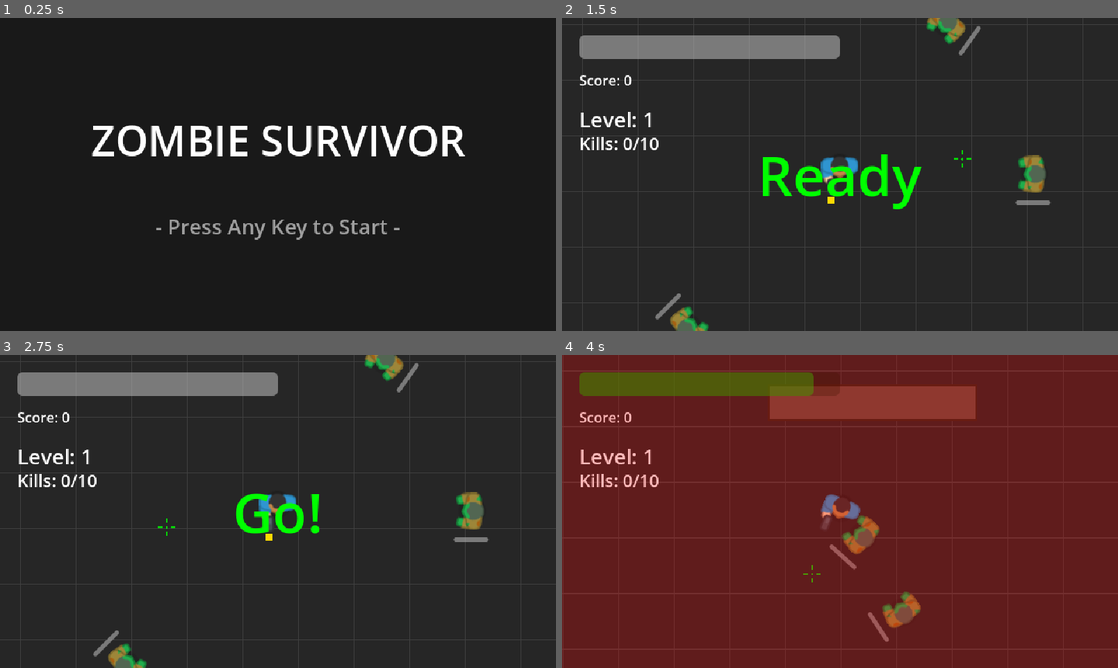
Above: before the commit, frames 1-4 (two rows, left to right).
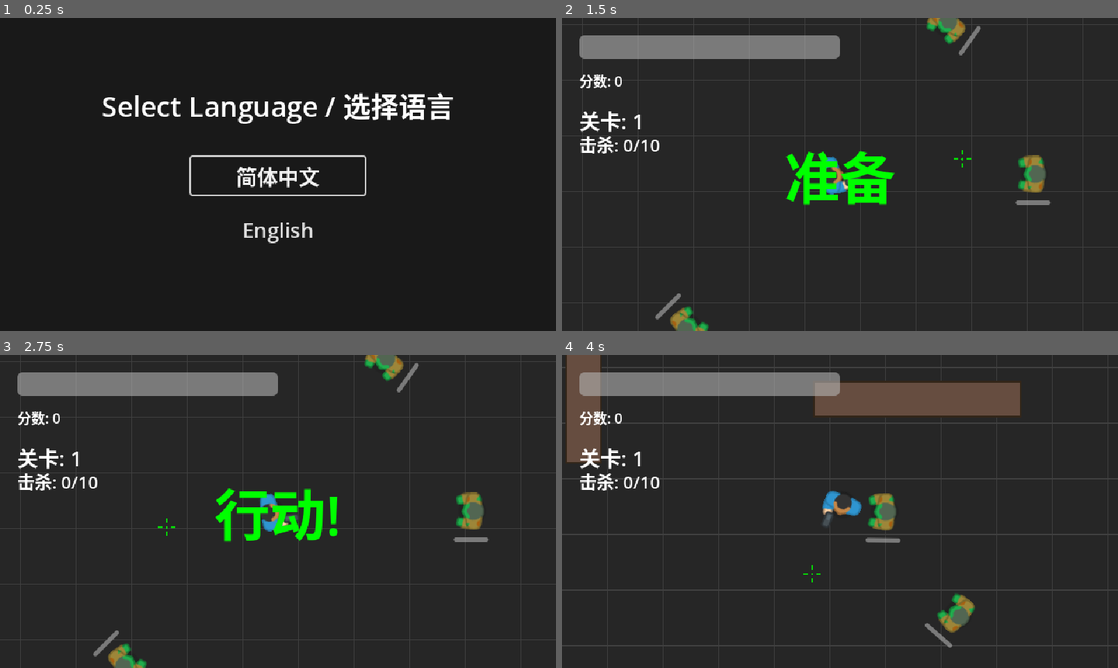
Above: after the commit, the same moments.

Repository: lolieatapple/godot-game
Game: Godot game, scene res://LanguageSelection.tscn
The game is run twice, just before and just after one commit, with the same random seed, the same clock (stepped at 60 frames per second) and the same inputs. Before the commit the project starts from res://StartScreen.tscn.
Inputs (mouse positions are in pixels of both pictures, inside the frame that each line leads up to):
- Up to frame 1 (0.25 s): no input
- Up to frame 2 (1.5 s): click (840, 174) at 0.5 s, where only the run after the commit has a clickable "简体中文"; tap Space at 1.25 s; move the mouse to (962, 158) at 1.27 s; hold D (move_right) from 1.28 s (still down); click (962, 158) at 1.42 s
- Up to frame 3 (2.75 s): tap Enter (ui_accept) at 1.52, 2, 2.27 s; move the mouse to (166, 527) at 2.02 s; release D (move_right) at 2.03 s; hold S (move_down) from 2.03 s (still down)
- Up to frame 4 (4 s): tap Enter (ui_accept) at 2.75, 3.77 s; move the mouse to (895, 442) at 2.77 s; release S (move_down) at 2.78 s; hold D (move_right) 2.78-3.53 s; move the mouse to (812, 574) at 3.52 s; hold W (move_up) from 3.53 s (still down); click (812, 574) at 3.67 s

The runs differ from the first frame. In frame 1, 6.8% of the frame differs, in the area x 16-84%, y 23-72%; in frame 2, 3.6%; in frame 3, 3.1%; in frame 4, 100%, in the area x 0-100%, y 0-100%.

Commit message:
add game over page

Diff:
--- /dev/null
+++ b/GameOverScreen.gd
@@ -0,0 +1,37 @@
+extends CanvasLayer
+
+@onready var title_label: Label = $Panel/CenterContainer/VBoxContainer/Title
+@onready var score_label: Label = $Panel/CenterContainer/VBoxContainer/ScoreLabel
+@onready var play_again_button: Button = $Panel/CenterContainer/VBoxContainer/PlayAgainButton
+@onready var menu_button: Button = $Panel/CenterContainer/VBoxContainer/MenuButton
+
+var final_score: int = 0
+
+func _ready() -> void:
+	hide()
+	LocalizationManager.language_changed.connect(_update_text)
+	_update_text()
+
+func show_game_over(score: int):
+	final_score = score
+	_update_text()
+	show()
+	get_tree().paused = true
+
+func _update_text():
+	if title_label:
+		title_label.text = LocalizationManager.get_text("game_over")
+	if score_label:
+		score_label.text = LocalizationManager.get_text("final_score") + str(final_score)
+	if play_again_button:
+		play_again_button.text = LocalizationManager.get_text("play_again")
+	if menu_button:
+		menu_button.text = LocalizationManager.get_text("menu")
+
+func _on_play_again_button_pressed():
+	get_tree().paused = false
+	get_tree().reload_current_scene()
+
+func _on_menu_button_pressed():
+	get_tree().paused = false
+	get_tree().change_scene_to_file("res://StartScreen.tscn")
--- /dev/null
+++ b/GameOverScreen.tscn
@@ -0,0 +1,66 @@
+[gd_scene load_steps=2 format=3 uid="uid://d8x7k2m5n9p2"]
+
+[ext_resource type="Script" path="res://GameOverScreen.gd" id="1_script"]
+
+[node name="GameOverScreen" type="CanvasLayer" groups=["GameOverScreen"]]
+process_mode = 3
+script = ExtResource("1_script")
+
+[node name="Panel" type="Panel" parent="."]
+anchors_preset = 15
+anchor_right = 1.0
+anchor_bottom = 1.0
+grow_horizontal = 2
+grow_vertical = 2
+
+[node name="CenterContainer" type="CenterContainer" parent="Panel"]
+anchors_preset = 15
+anchor_right = 1.0
+anchor_bottom = 1.0
+grow_horizontal = 2
+grow_vertical = 2
+
+[node name="VBoxContainer" type="VBoxContainer" parent="Panel/CenterContainer"]
+layout_mode = 2
+
+[node name="Title" type="Label" parent="Panel/CenterContainer/VBoxContainer"]
+layout_mode = 2
+theme_override_colors/font_color = Color(1, 0, 0, 1)
+theme_override_font_sizes/font_size = 64
+text = "GAME OVER"
+horizontal_alignment = 1
+vertical_alignment = 1
+
+[node name="Space1" type="Control" parent="Panel/CenterContainer/VBoxContainer"]
+custom_minimum_size = Vector2(0, 20)
+layout_mode = 2
+
+[node name="ScoreLabel" type="Label" parent="Panel/CenterContainer/VBoxContainer"]
+layout_mode = 2
+theme_override_font_sizes/font_size = 32
+text = "Final Score: 0"
+horizontal_alignment = 1
+vertical_alignment = 1
+
+[node name="Space2" type="Control" parent="Panel/CenterContainer/VBoxContainer"]
+custom_minimum_size = Vector2(0, 40)
+layout_mode = 2
+
+[node name="PlayAgainButton" type="Button" parent="Panel/CenterContainer/VBoxContainer"]
+custom_minimum_size = Vector2(250, 60)
+layout_mode = 2
+theme_override_font_sizes/font_size = 24
+text = "Play Again"
+
+[node name="Space3" type="Control" parent="Panel/CenterContainer/VBoxContainer"]
+custom_minimum_size = Vector2(0, 20)
+layout_mode = 2
+
+[node name="MenuButton" type="Button" parent="Panel/CenterContainer/VBoxContainer"]
+custom_minimum_size = Vector2(250, 60)
+layout_mode = 2
+theme_override_font_sizes/font_size = 24
+text = "Main Menu"
+
+[connection signal="pressed" from="Panel/CenterContainer/VBoxContainer/PlayAgainButton" to="." method="_on_play_again_button_pressed"]
+[connection signal="pressed" from="Panel/CenterContainer/VBoxContainer/MenuButton" to="." method="_on_menu_button_pressed"]
--- a/GameUI.gd
+++ b/GameUI.gd
@@ -16,9 +16,16 @@
 @onready var dialogue_panel: Panel = $DialoguePanel
 @onready var dialogue_overlay: ColorRect = $DialogueOverlay
 @onready var dialogue_text: RichTextLabel = $DialoguePanel/DialogueText
+@onready var continue_label: Label = $DialoguePanel/ContinueLabel
+@onready var speaker_label: Label = $DialoguePanel/SpeakerLabel
+
 signal dialogue_finished
 
 func _ready() -> void:
+	# 连接语言改变信号
+	LocalizationManager.language_changed.connect(_on_language_changed)
+	_update_ui_text()
+
 	# Connect to player signals
 	var players = get_tree().get_nodes_in_group("Player")
 	if players.size() > 0:
@@ -69,9 +76,23 @@
 	else:
 		health_bar.modulate = Color.RED
 
+func _on_language_changed():
+	_update_ui_text()
+
+func _update_ui_text():
+	if continue_label:
+		continue_label.text = LocalizationManager.get_text("press_space")
+	if speaker_label:
+		speaker_label.text = LocalizationManager.get_text("survivor")
+	# Refresh current stats display
+	if score_label:
+		score_label.text = LocalizationManager.get_text("score") + str(score)
+	# Other labels are updated via signals from LevelManager usually,
+	# but we can force refresh if needed or wait for next update.
+
 func _on_zombie_killed(points: int) -> void:
 	score += points
-	score_label.text = "Score: " + str(score)
+	score_label.text = LocalizationManager.get_text("score") + str(score)
 
 func _process(delta: float) -> void:
 	# 伤害遮罩渐隐效果
@@ -95,17 +116,17 @@
 func _on_level_changed(level: int) -> void:
 	"""关卡改变时更新显示"""
 	if level_label:
-		level_label.text = "Level: " + str(level)
+		level_label.text = LocalizationManager.get_text("level") + str(level)
 
 func _on_kills_changed(kills: int, required: int) -> void:
 	"""击杀数改变时更新显示"""
 	if kills_label:
-		kills_label.text = "Kills: " + str(kills) + "/" + str(required)
+		kills_label.text = LocalizationManager.get_text("kills") + str(kills) + "/" + str(required)
 
 func _on_level_completed(level: int) -> void:
 	"""关卡完成时显示提示"""
 	if level_complete_label:
-		level_complete_label.text = "Level " + str(level) + " Complete!"
+		level_complete_label.text = LocalizationManager.get_text("level_complete")
 		level_complete_label.visible = true
 
 		# 2秒后隐藏
@@ -115,13 +136,13 @@
 func show_ready_text() -> void:
 	"""显示 Ready 文字"""
 	if start_label:
-		start_label.text = "Ready"
+		start_label.text = LocalizationManager.get_text("ready")
 		start_label.visible = true
 
 func show_go_text() -> void:
 	"""显示 Go! 文字"""
 	if start_label:
-		start_label.text = "Go!"
+		start_label.text = LocalizationManager.get_text("go")
 		start_label.visible = true
 
 func hide_start_text() -> void:
--- /dev/null
+++ b/LanguageSelection.gd
@@ -0,0 +1,15 @@
+extends Control
+
+func _ready():
+	$VBoxContainer/BtnZH.grab_focus()
+
+func _on_btn_zh_pressed():
+	LocalizationManager.set_language("zh_CN")
+	go_to_start_screen()
+
+func _on_btn_en_pressed():
+	LocalizationManager.set_language("en")
+	go_to_start_screen()
+
+func go_to_start_screen():
+	get_tree().change_scene_to_file("res://StartScreen.tscn")
--- /dev/null
+++ b/LanguageSelection.tscn
@@ -0,0 +1,67 @@
+[gd_scene load_steps=2 format=3 uid="uid://c8x7k2m5n9p1"]
+
+[ext_resource type="Script" path="res://LanguageSelection.gd" id="1_script"]
+
+[node name="LanguageSelection" type="Control"]
+layout_mode = 3
+anchors_preset = 15
+anchor_right = 1.0
+anchor_bottom = 1.0
+grow_horizontal = 2
+grow_vertical = 2
+script = ExtResource("1_script")
+
+[node name="ColorRect" type="ColorRect" parent="."]
+layout_mode = 1
+anchors_preset = 15
+anchor_right = 1.0
+anchor_bottom = 1.0
+grow_horizontal = 2
+grow_vertical = 2
+color = Color(0.1, 0.1, 0.1, 1)
+
+[node name="Title" type="Label" parent="."]
+layout_mode = 1
+anchors_preset = 8
+anchor_left = 0.5
+anchor_top = 0.5
+anchor_right = 0.5
+anchor_bottom = 0.5
+offset_left = -200.0
+offset_top = -100.0
+offset_right = 200.0
+offset_bottom = -60.0
+grow_horizontal = 2
+grow_vertical = 2
+theme_override_font_sizes/font_size = 32
+text = "Select Language / 选择语言"
+horizontal_alignment = 1
+vertical_alignment = 1
+
+[node name="VBoxContainer" type="VBoxContainer" parent="."]
+layout_mode = 1
+anchors_preset = 8
+anchor_left = 0.5
+anchor_top = 0.5
+anchor_right = 0.5
+anchor_bottom = 0.5
+offset_left = -100.0
+offset_top = -20.0
+offset_right = 100.0
+offset_bottom = 100.0
+grow_horizontal = 2
+grow_vertical = 2
+theme_override_constants/separation = 20
+
+[node name="BtnZH" type="Button" parent="VBoxContainer"]
+layout_mode = 2
+theme_override_font_sizes/font_size = 24
+text = "简体中文"
+
+[node name="BtnEN" type="Button" parent="VBoxContainer"]
+layout_mode = 2
+theme_override_font_sizes/font_size = 24
+text = "English"
+
+[connection signal="pressed" from="VBoxContainer/BtnZH" to="." method="_on_btn_zh_pressed"]
+[connection signal="pressed" from="VBoxContainer/BtnEN" to="." method="_on_btn_en_pressed"]
--- a/LevelManager.gd
+++ b/LevelManager.gd
@@ -86,20 +86,6 @@
 	}
 }
 
-# 关卡剧情对话
-var level_dialogues = {
-	1: "Year 2035. The virus took everything.\nI have the antibodies. I must survive.\nFirst, secure this safehouse.",
-	2: "Supplies are running low.\nI saw a grocery store nearby.\nNeed to find food before I starve.",
-	3: "Thirsty... so thirsty.\nThe city water is contaminated.\nMust find bottled water in the warehouse.",
-	4: "Got a nasty cut on my leg.\nInfection risk is high.\nNeed antibiotics from the pharmacy.",
-	5: "Radio silence for weeks.\nThere's a broadcast tower ahead.\nMaybe I can reach other survivors.",
-	6: "They swarm in larger groups now.\nFound an old police station.\nNeed ammo. Lots of it.",
-	7: "The mutation is spreading.\nFaster, stronger zombies.\nNeed to find a vehicle to keep moving.",
-	8: "Winter is coming.\nNights are freezing.\nNeed to find warm clothes and fuel.",
-	9: "Heard a signal! A military outpost?\nIt's far, through the city center.\nThis will be a tough fight.",
-	10: "The signal was a trap... or a grave.\nNo one is left here.\nI am the last hope. I keep fighting."
-}
-
 func _ready():
 	# 连接到所有僵尸的死亡信号
 	get_tree().node_added.connect(_on_node_added)
@@ -123,7 +109,11 @@
 	# 1. 显示剧情对话
 	var game_ui = get_tree().get_first_node_in_group("GameUI")
 	if game_ui:
-		var dialogue = level_dialogues.get(current_level, "Still alive.\nThe horde never ends.\nMust keep moving.")
+		var story_key = "story_" + str(current_level)
+		if current_level > 10:
+			story_key = "story_endless"
+
+		var dialogue = LocalizationManager.get_text(story_key)
 		game_ui.show_dialogue(dialogue)
 
 		# 等待对话结束
--- /dev/null
+++ b/LocalizationManager.gd
@@ -0,0 +1,81 @@
+extends Node
+
+var current_language = "zh_CN" # Default to Simplified Chinese
+
+signal language_changed
+
+var translations = {
+	"zh_CN": {
+		"press_any_key": "- 按任意键开始 -",
+		"score": "分数: ",
+		"level": "关卡: ",
+		"kills": "击杀: ",
+		"level_complete": "关卡完成!",
+		"ready": "准备",
+		"go": "行动!",
+		"survivor": "幸存者",
+		"press_space": "按空格键继续",
+		"story_1": "2035年。病毒夺走了一切.\n我拥有抗体。我必须活下去。\n首先，通过这个房间建立安全屋。",
+		"story_2": "物资快用完了。\n我看到附近有一家杂货店。\n饿死之前必须找到食物。",
+		"story_3": "好渴……太渴了。\n城市的水源被污染了。\n必须在仓库里找到瓶装水。",
+		"story_4": "腿上受了重伤。\n感染风险很高。\n需要去药房找抗生素。",
+		"story_5": "几周没有无线电信号了。\n前面有一座广播塔。\n也许能联系上其他幸存者。",
+		"story_6": "现在的尸潮规模更大了。\n发现了一个旧警察局。\n需要弹药。大量的弹药。",
+		"story_7": "突变正在扩散。\n更快，更强的丧尸。\n必须找到一辆车继续前进。",
+		"story_8": "冬天来了。\n夜晚冻死人。\n需要找到御寒衣物和燃料。",
+		"story_9": "听到了信号！军事哨所？\n很远，要穿过市中心。\n这将是一场恶战。",
+		"story_10": "信号是个陷阱……或者是坟墓。\n这里没人了。\n我是最后的希望。我要战斗到底。",
+		"story_endless": "还活着。\n尸潮无穷无尽。\n必须继续前进。",
+		"paused": "暂停",
+		"resume": "继续游戏 (ESC)",
+		"restart": "重新开始",
+		"quit": "退出游戏",
+		"game_over": "游戏结束",
+		"final_score": "最终得分: ",
+		"play_again": "再玩一次",
+		"menu": "返回主菜单"
+	},
+	"en": {
+		"press_any_key": "- Press Any Key to Start -",
+		"score": "Score: ",
+		"level": "Level: ",
+		"kills": "Kills: ",
+		"level_complete": "Level Complete!",
+		"ready": "Ready",
+		"go": "Go!",
+		"survivor": "SURVIVOR",
+		"press_space": "Press SPACE to continue",
+		"story_1": "Year 2035. The virus took everything.\nI have the antibodies. I must survive.\nFirst, secure this safehouse.",
+		"story_2": "Supplies are running low.\nI saw a grocery store nearby.\nNeed to find food before I starve.",
+		"story_3": "Thirsty... so thirsty.\nThe city water is contaminated.\nMust find bottled water in the warehouse.",
+		"story_4": "Got a nasty cut on my leg.\nInfection risk is high.\nNeed antibiotics from the pharmacy.",
+		"story_5": "Radio silence for weeks.\nThere's a broadcast tower ahead.\nMaybe I can reach other survivors.",
+		"story_6": "They swarm in larger groups now.\nFound an old police station.\nNeed ammo. Lots of it.",
+		"story_7": "The mutation is spreading.\nFaster, stronger zombies.\nNeed to find a vehicle to keep moving.",
+		"story_8": "Winter is coming.\nNights are freezing.\nNeed to find warm clothes and fuel.",
+		"story_9": "Heard a signal! A military outpost?\nIt's far, through the city center.\nThis will be a tough fight.",
+		"story_10": "The signal was a trap... or a grave.\nNo one is left here.\nI am the last hope. I keep fighting.",
+		"story_endless": "Still alive.\nThe horde never ends.\nMust keep moving.",
+		"paused": "PAUSED",
+		"resume": "Resume (ESC)",
+		"restart": "Restart",
+		"quit": "Quit",
+		"game_over": "GAME OVER",
+		"final_score": "Final Score: ",
+		"play_again": "Play Again",
+		"menu": "Main Menu"
+	}
+}
+
+func set_language(lang: String):
+	if lang in translations:
+		current_language = lang
+		language_changed.emit()
+
+func get_text(key: String) -> String:
+	if current_language in translations and key in translations[current_language]:
+		return translations[current_language][key]
+	# Fallback to English if key missing in current language
+	if "en" in translations and key in translations["en"]:
+		return translations["en"][key]
+	return key
--- a/Main.tscn
+++ b/Main.tscn
@@ -10,6 +10,7 @@
 [ext_resource type="Script" path="res://MazeGenerator.gd" id="maze_generator_script"]
 [ext_resource type="Script" path="res://Crosshair.gd" id="crosshair_script"]
 [ext_resource type="PackedScene" uid="uid://bx8y5kqm3pn0r" path="res://PauseMenu.tscn" id="7_pause"]
+[ext_resource type="PackedScene" uid="uid://d8x7k2m5n9p2" path="res://GameOverScreen.tscn" id="8_gameover"]
 [ext_resource type="Texture2D" uid="uid://dqgrol3r1ej2k" path="res://assets/Tilesheet/tilesheet_complete.png" id="5_fos0i"]
 [ext_resource type="PackedScene" path="res://GameUI.tscn" id="6_gameui"]
 
@@ -88,3 +89,5 @@
 script = ExtResource("crosshair_script")
 
 [node name="PauseMenu" parent="." instance=ExtResource("7_pause")]
+
+[node name="GameOverScreen" parent="." instance=ExtResource("8_gameover")]
--- a/PauseMenu.gd
+++ b/PauseMenu.gd
@@ -1,8 +1,27 @@
 extends CanvasLayer
+
+@onready var title_label: Label = $Panel/CenterContainer/VBoxContainer/Title
+@onready var resume_button: Button = $Panel/CenterContainer/VBoxContainer/ResumeButton
+@onready var restart_button: Button = $Panel/CenterContainer/VBoxContainer/RestartButton
+@onready var quit_button: Button = $Panel/CenterContainer/VBoxContainer/QuitButton
 
 func _ready() -> void:
 	# 初始隐藏暂停菜单
 	hide()
+
+	# 连接语言改变信号
+	LocalizationManager.language_changed.connect(_update_text)
+	_update_text()
+
+func _update_text() -> void:
+	if title_label:
+		title_label.text = LocalizationManager.get_text("paused")
+	if resume_button:
+		resume_button.text = LocalizationManager.get_text("resume")
+	if restart_button:
+		restart_button.text = LocalizationManager.get_text("restart")
+	if quit_button:
+		quit_button.text = LocalizationManager.get_text("quit")
 
 func _input(event: InputEvent) -> void:
 	# 按ESC键切换暂停状态
--- a/Player.gd
+++ b/Player.gd
@@ -120,4 +120,17 @@
 
 func die() -> void:
 	print("Game Over")
-	get_tree().reload_current_scene()
+
+	# Get current score from GameUI
+	var final_score = 0
+	var game_ui = get_tree().get_first_node_in_group("GameUI")
+	if game_ui and "score" in game_ui:
+		final_score = game_ui.score
+
+	# Show Game Over Screen
+	var game_over_screen = get_tree().get_first_node_in_group("GameOverScreen")
+	if game_over_screen:
+		game_over_screen.show_game_over(final_score)
+	else:
+		# Fallback if screen not found
+		get_tree().reload_current_scene()
--- a/StartScreen.gd
+++ b/StartScreen.gd
@@ -1,6 +1,9 @@
 extends Control
 
 func _ready():
+	# 更新文本
+	$PressKeyLabel.text = LocalizationManager.get_text("press_any_key")
+
 	# 简单的闪烁动画
 	var tween = create_tween().set_loops()
 	tween.tween_property($PressKeyLabel, "modulate:a", 0.0, 1.0)
--- a/project.godot
+++ b/project.godot
@@ -11,9 +11,13 @@
 [application]
 
 config/name="godot-game"
-run/main_scene="res://StartScreen.tscn"
+run/main_scene="res://LanguageSelection.tscn"
 config/features=PackedStringArray("4.5", "GL Compatibility")
 config/icon="res://icon.svg"
+
+[autoload]
+
+LocalizationManager="*res://LocalizationManager.gd"
 
 [display]
 
